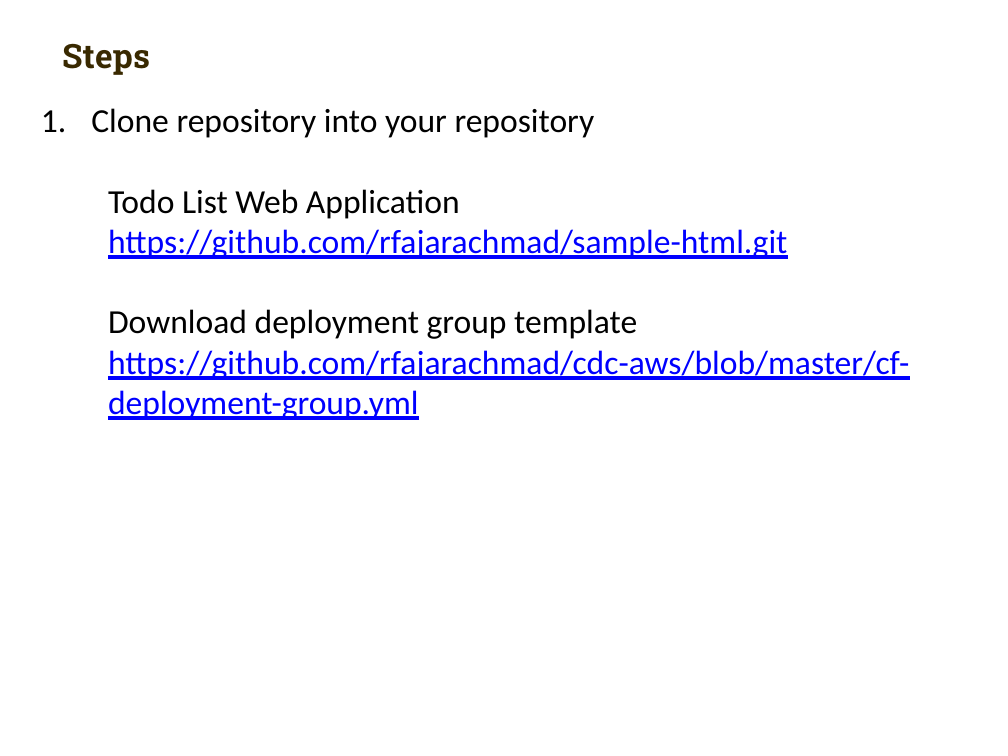
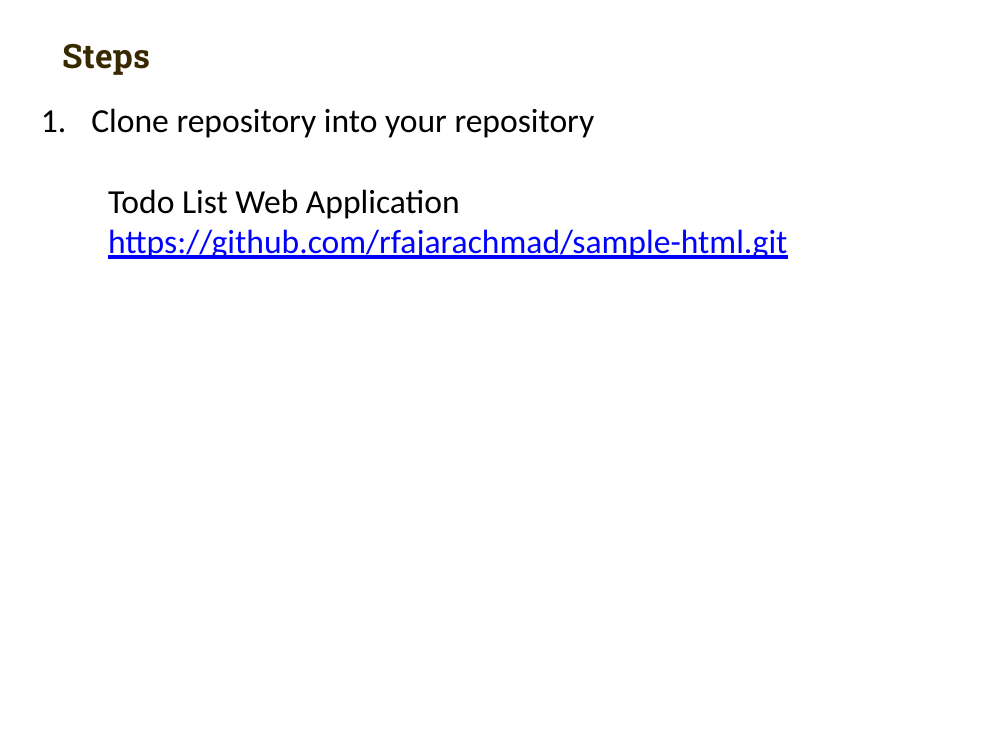
Before and after one commit to carlmitrais/wisdom, a slide deck: slide 10 of cdc_git_ws5_(2).pptx. Drawn at 1008x756 pixels with LibreOffice and Linux fonts; fonts in the diff are those of the drawing; background and template pictures are left out. Boxes give left, top, right and bottom in pixels: in the first picture for what was removed or moved away, otherwise in the second. Text is boxed around its words. In the diff, an @@ line names an element or a change of style, - is before the commit and + after.

```diff
--- a/cdc_git_ws5_(2).pptx
+++ b/cdc_git_ws5_(2).pptx
@@ text at (x1=108, y1=309, x2=909, y2=420): paragraphs removed @@
-  Download deployment group template
-  https://github.com/rfajarachmad/cdc-aws/blob/master/cf-deployment-group.yml
```
Also in this commit, not shown: 3 other slides changed, 2 slides added, 3 slides removed.
